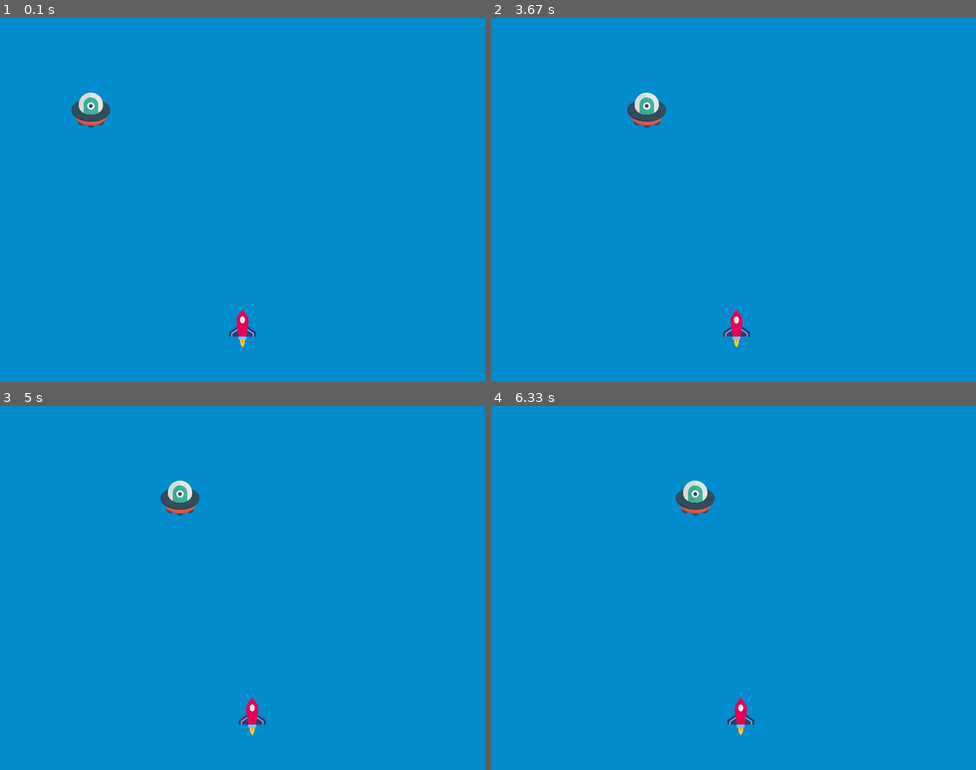
Above: before the commit, frames 1-4 (two rows, left to right).
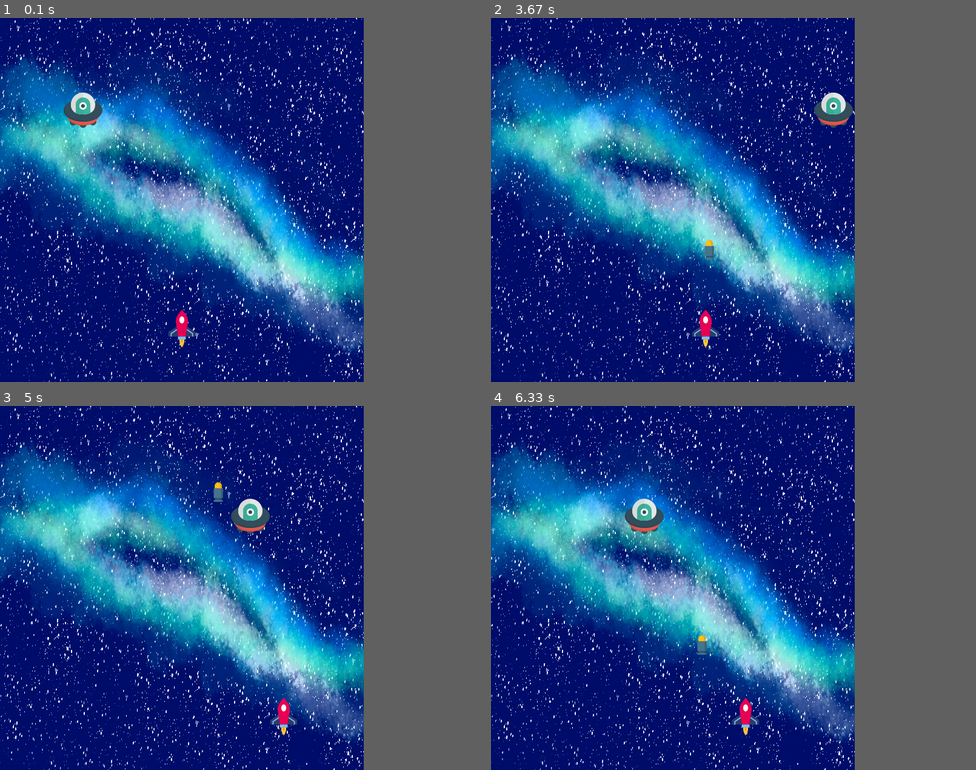
Above: after the commit, the same moments.

Repository: LF-Flores/Python-SWISE-course
Game: pygame game, started from Scripts_pygame/pygame_script.py
Same seed, same stepped clock (60 frames per second), same inputs: the game is played once before the commit and once after it.
Inputs:
- Up to frame 1 (0.1 s): no input
- Up to frame 2 (3.67 s): tap Space at 0.33, 0.73, 1.03, 1.23, 1.53, 1.73, 2.03, 2.3, 2.6, 2.73, 3.03, 3.4 s; hold Right 0.67-1.13 s; hold Right 1.17-1.63 s; hold Left 1.67-2.2 s; hold Left 2.23-2.63 s; hold Right 2.67-3.3 s; hold Left from 3.33 s (still down)
- Up to frame 3 (5 s): tap Space at 3.7, 3.9, 4.2, 4.4, 4.7, 4.9 s; release Left at 3.8 s; hold Right 3.83-4.3 s; hold Right 4.33-4.8 s; hold Left from 4.83 s (still down)
- Up to frame 4 (6.33 s): tap Space at 5.2, 5.47, 5.77, 5.9, 6.2 s; release Left at 5.37 s; hold Left 5.4-5.8 s; hold Right from 5.83 s (still down)
In our replay, the window is 800x600 before the commit and 600x600 after it. These sizes can differ from the game's own. Grey fills any space a smaller window leaves; there, only what the larger window draws over its background counts as a difference.

The runs differ from the first frame. In frame 1, 73% of the frame differs, in the area x 0-75%, y 0-100%; in frame 2, 73%; in frame 3, 73%; in frame 4, 73%.

Commit message:
agregada funcionalidad de la bala aunque con un bug

Diff:
--- a/Scripts_pygame/pygame_script.py
+++ b/Scripts_pygame/pygame_script.py
@@ -9,9 +9,11 @@
 pygame.init()
 
 # Se define el modo del display/ventana
-ancho = 800
+ancho = 600
 altura = 600
 screen = pygame.display.set_mode((ancho, altura))
+background = pygame.image.load("graficos/fondo.jpg")
+background = pygame.transform.scale(background, (ancho, altura)) # Reescalamiento
 
 # Título e ícono
 pygame.display.set_caption("Mi primer juego")
@@ -19,7 +21,10 @@
 pygame.display.set_icon(icon)  # No funcionará dependiendo del tema que usen en su SO
 
 # Parámetros iniciales de objetos del juego
-# Jugador
+# Configuración
+game_speed = 2
+
+# Jugadores
 player_img = pygame.image.load("graficos/spaceship_player.png")
 size = player_img.get_size()
 playerX = ancho/2 - size[0]/2  # La posición debe tomar en cuenta el tamaño de
@@ -32,6 +37,9 @@
 alienX = random.randint(0, ancho - size[0])
 franja_enemigos = random.randint(round(size[1]/2), 0.2*altura)
 
+# Proyectil
+bullet_img = pygame.image.load("graficos/bullet.png")
+
 # Controlador del while para apertura y cerradura de la ventana
 running = True
 
@@ -42,12 +50,12 @@
 # Clases
 class Flotador:
 
-    def __init__(self, x, y, img, mov_rate = 0.3, speedX = 0):
+    def __init__(self, x, y, img, mov_rate = 1.5, speedX = 0):
         self.img = img
         self.size = self.img.get_size()
         self.x, self.y = x, y
         self.speedX = speedX
-        self.mov_rate = mov_rate
+        self.mov_rate = mov_rate*game_speed
         self.actualizar_posicion()
 
     def actualizar_posicion(self):
@@ -57,31 +65,60 @@
     def check_boundary(self):
         borde_izquierdo = 0
         borde_derecho = ancho - self.size[0]
-        xPosition = self.x
-        if xPosition <= borde_izquierdo:
+        if self.x <= borde_izquierdo:
             self.x = borde_izquierdo
-        elif xPosition >= borde_derecho:
+        elif self.x >= borde_derecho:
             self.x = borde_derecho
 
 class Enemigo(Flotador):
 
-    def __init__(self, x, y, img, mov_rate = 0.3, speedX = 0.5):
-        super().__init__(x, y, img, mov_rate, speedX = speedX)
+    def __init__(self, x, y, img, speedX = None, approaching_speed = 0.05):
+        if speedX is not None:
+            self.speedX = random.choice([-speedX, speedX])
+        else:
+            self.speedX = random.choice([-game_speed, game_speed])
+        super().__init__(x, y, img, speedX = self.speedX)
+        self.approaching_speed = approaching_speed
 
     def check_boundary(self):
         borde_izquierdo = 0
         borde_derecho = ancho - self.size[0]
         xPosition = self.x
         if xPosition <= borde_izquierdo:
-            self.speedX = self.mov_rate
+            self.speedX = - self.speedX
+            self.y += self.approaching_speed*altura
         elif xPosition >= borde_derecho:
-            self.speedX = -self.mov_rate
+            self.speedX = - self.speedX
+            self.y += self.approaching_speed*altura
 
+class Bala(Flotador):
+
+    def __init__(self, x, y, img, emisor, speedX = 0):
+        self.disparado = False
+        self.emisor = emisor
+        super().__init__(x, y, img, speedX = speedX)
+
+    def fire(self):
+        self.disparado = True
+        x = self.x + self.emisor.size[0]/2 - self.size[0]/2 # ajuste a los tamaños del
+                                                            # emisor de la bala
+        screen.blit(self.img, (x, self.y))
+
+    def actualizar_posicion(self):
+        if self.disparado:
+            self.y -= self.mov_rate
+            self.fire()
+        # Una vez que la bala llega al final de la pantalla
+        # regresamos su estado a la posicion del cohete y disparado = False
+        if self.y <= 0:
+            self.disparado = False
+            self.x, self.y = self.emisor.x, self.emisor.y
 
 
 # Inicialización de datos y objetos:
 cohete = Flotador(playerX, playerY, player_img)
 alien = Enemigo(alienX, 0.2*altura, alien_img)
+bala_normal = Bala(playerX, playerY, bullet_img, cohete)
 
 # Ciclo de repetición del juego
 while running:
@@ -104,6 +141,8 @@
                 cohete.speedX = -cohete.mov_rate
             if event.key == pygame.K_RIGHT:
                 cohete.speedX = +cohete.mov_rate
+            if event.key == pygame.K_SPACE:
+                bala_normal.fire()
 
         # KEYUP: Reacción a teclas levantadas
         key = pygame.key.get_pressed()
@@ -122,11 +161,13 @@
     - Posición del jugador
     """
     # Fondo: Red, Green, Blue
-    screen.fill((0, 140, 205))
+    #screen.fill((0, 140, 205))
+    screen.blit(background, (0,0))
 
     # Cambio de estado de los objetos
     cohete.actualizar_posicion()
     alien.actualizar_posicion()
+    bala_normal.actualizar_posicion()
 
     # Colisiones con el borde de la pantalla
     cohete.check_boundary()
